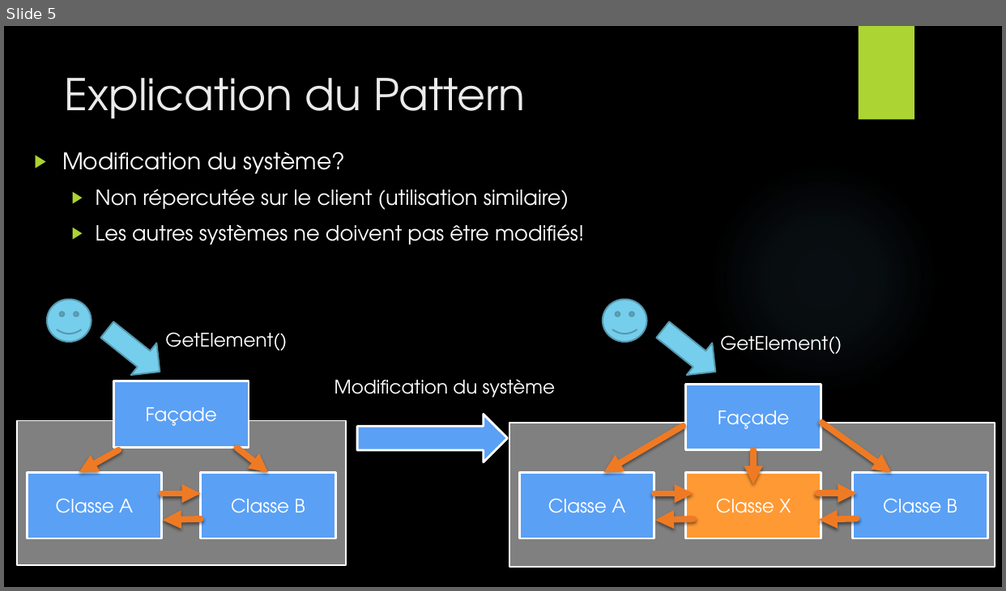
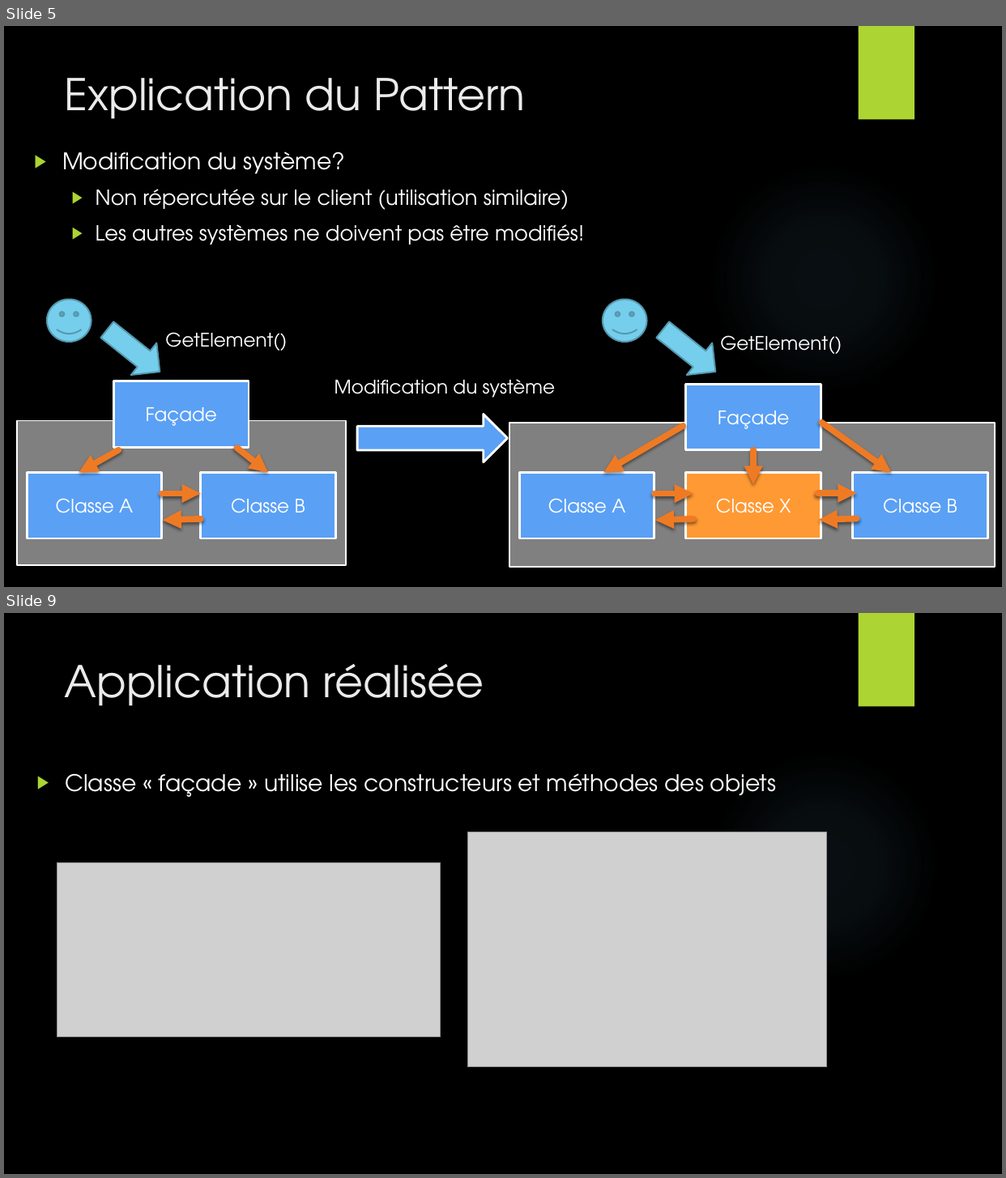
Before and after one commit to PlumpMath/DesignPatternFacade, a slide deck: presentation.pptx. Shown one above the other, each under a label of ours: slide 5 before the commit, slides 5 and 9 after it; the slides between them are not shown. The pictures are 1006x591 and 1006x1178 pixels, drawn with LibreOffice and Linux fonts; fonts in the diff are those of the drawing; grey boxes stand for pictures; background and template pictures are left out. Boxes give left, top, right and bottom in pixels: in the first picture for what was removed or moved away, otherwise in the second. Text is boxed around its words. In the diff, an @@ line names an element or a change of style, - is before the commit and + after.

```diff
--- a/presentation.pptx
+++ b/presentation.pptx
@@ slide 9 added at (x1=4, y1=613, x2=1002, y2=1174), background picture (left out); not listed: 2 template elements that a slide beside it also shows @@
@@ title added at (x1=65, y1=664, x2=484, y2=706), 42 pt, text #EBEBEB @@
+Application réalisée
@@ text added at (x1=65, y1=773, x2=776, y2=797), 22 pt, text #FFFFFF @@
+▶ Classe « façade » utilise les constructeurs et méthodes des objets
@@ picture added at (x1=468, y1=833, x2=828, y2=1068) @@
@@ picture added at (x1=57, y1=863, x2=441, y2=1037) @@
```
Also in this commit, not shown: 2 slides changed, 1 other slide added, 7 slides removed, 2 other files.
